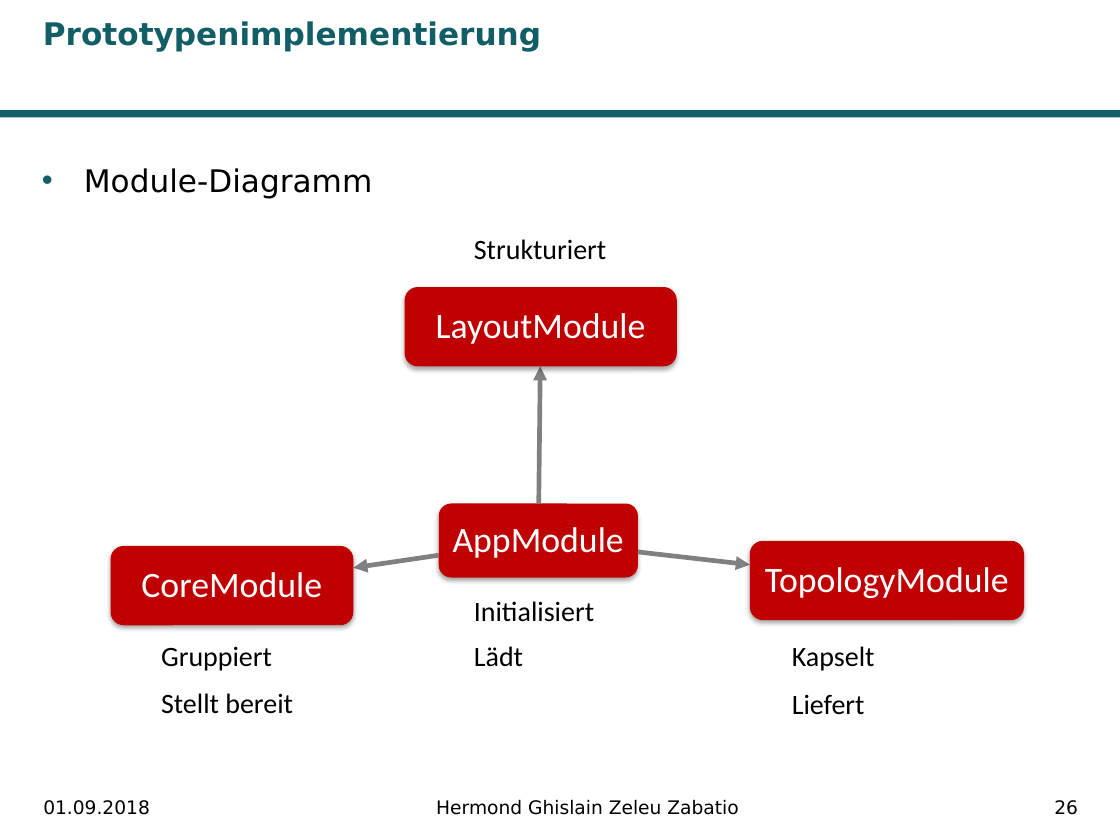
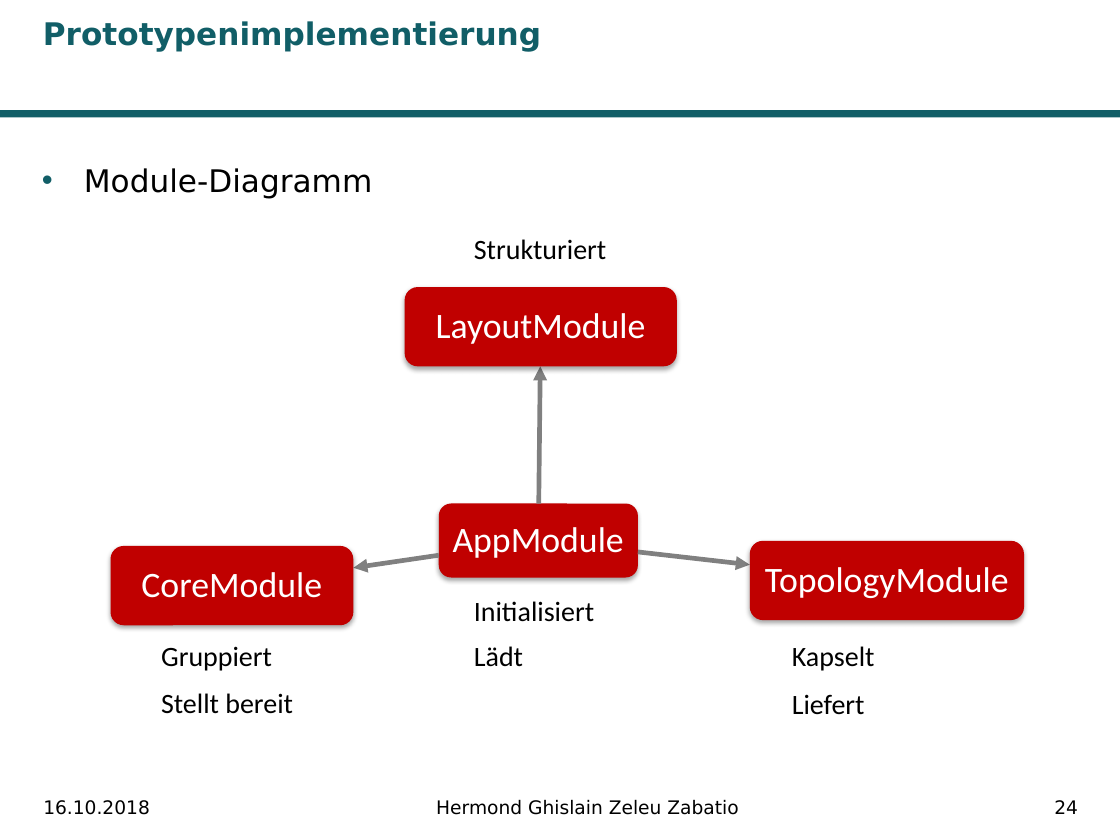
Before and after one commit to Ghislain1/zoe-fb-app, a slide deck: slide 24 of Master-Abschluss.pptx (slide 26 before the commit). Drawn at 1120x840 pixels with LibreOffice and Linux fonts; fonts in the diff are those of the drawing; background and template pictures are left out. Boxes give left, top, right and bottom in pixels: in the first picture for what was removed or moved away, otherwise in the second. Text is boxed around its words. In the diff, an @@ line names an element or a change of style, - is before the commit and + after.

```diff
--- a/Master-Abschluss.pptx
+++ b/Master-Abschluss.pptx
@@ text at (x1=43, y1=800, x2=150, y2=815): text changed @@
-01.09.2018
+16.10.2018
@@ page number at (x1=1054, y1=800, x2=1078, y2=814): text changed @@
-26
+24
```
Also in this commit, not shown: 28 other slides changed, 2 slides removed, 6 other files.
